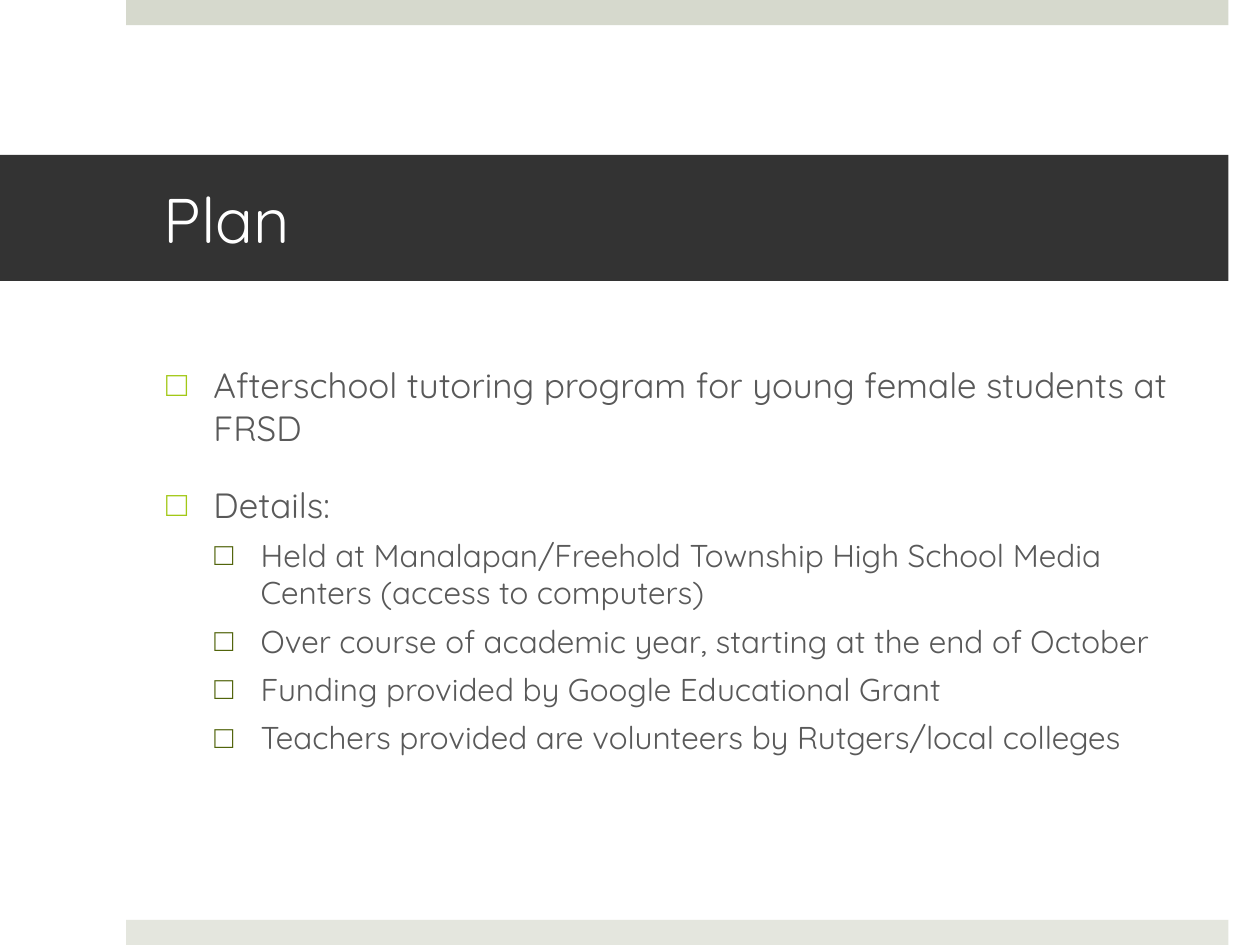
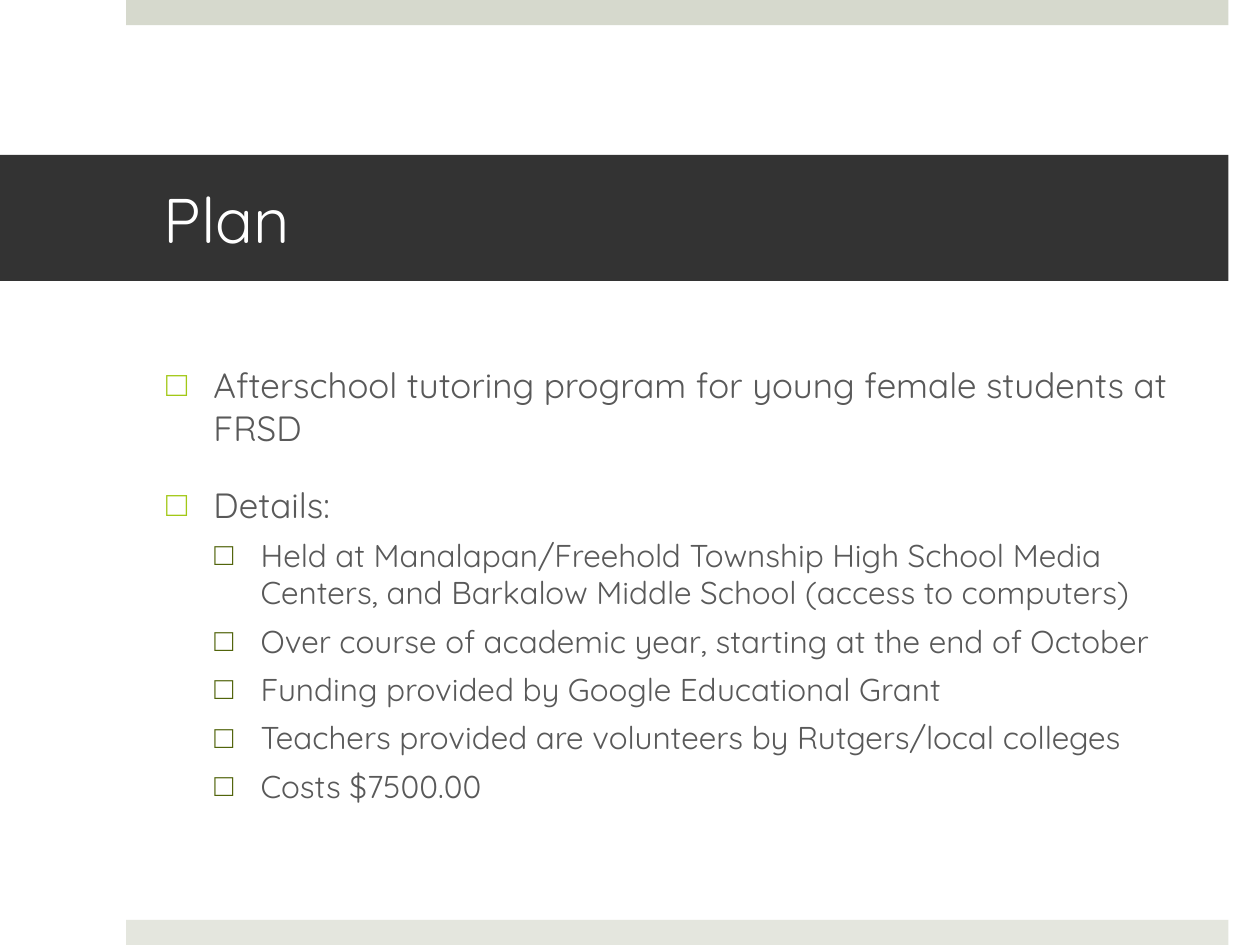
Before and after one commit to NaeemH/WomenInCS, a slide deck: slide 11 of Peer Review/NH_Peer_Review_Assignment_4.pptx (slide 9 before the commit). Drawn at 1260x945 pixels with LibreOffice and Linux fonts; fonts in the diff are those of the drawing. Boxes give left, top, right and bottom in pixels: in the first picture for what was removed or moved away, otherwise in the second. Text is boxed around its words. In the diff, an @@ line names an element or a change of style, - is before the commit and + after.

```diff
--- a/Peer Review/NH_Peer_Review_Assignment_4.pptx
+++ b/Peer Review/NH_Peer_Review_Assignment_4.pptx
@@ text at [261,542,1129,610]: text changed @@
-  □ Held at Manalapan/Freehold Township High School Media Centers (access to computers)
+  □ Held at Manalapan/Freehold Township High School Media Centers, and Barkalow Middle School (access to computers)
@@ text at [261,772,481,803]: paragraph added @@
+  □ Costs $7500.00
```
Also in this commit, not shown: 11 other slides changed, 2 slides added, 3 other files.
